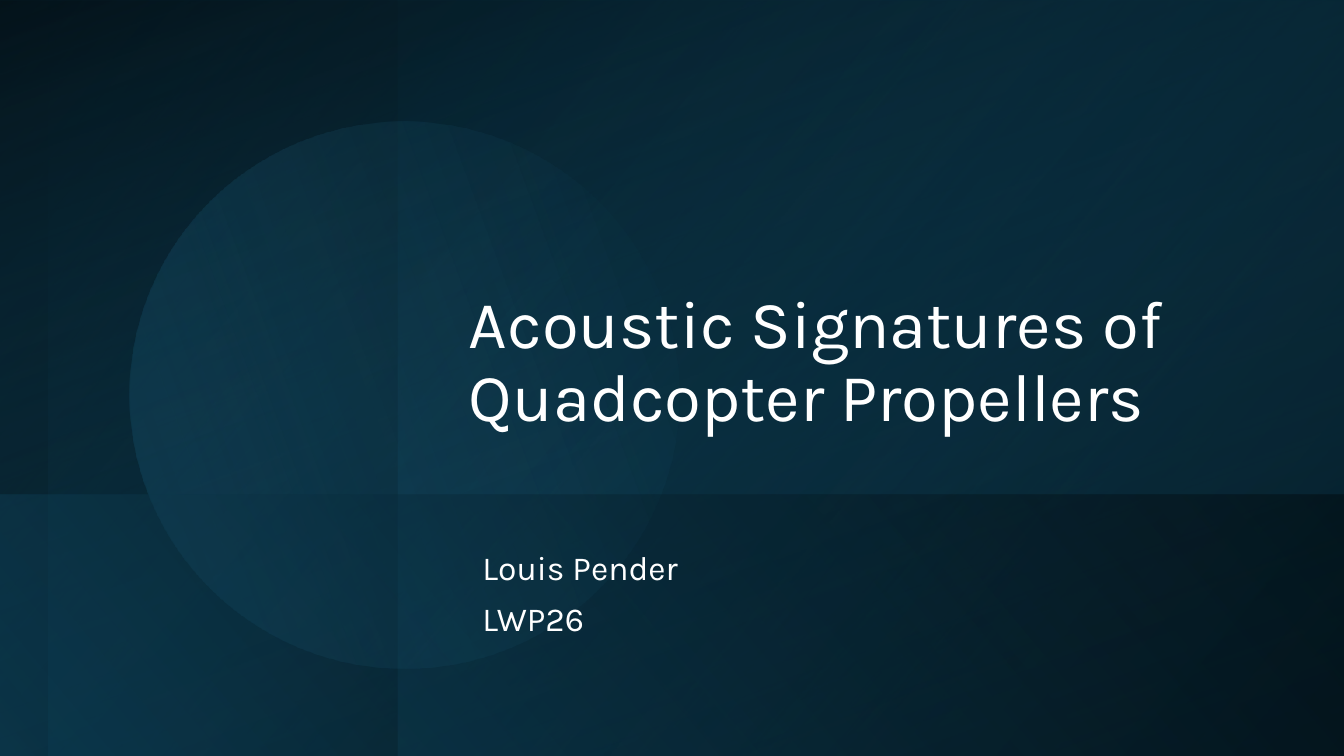
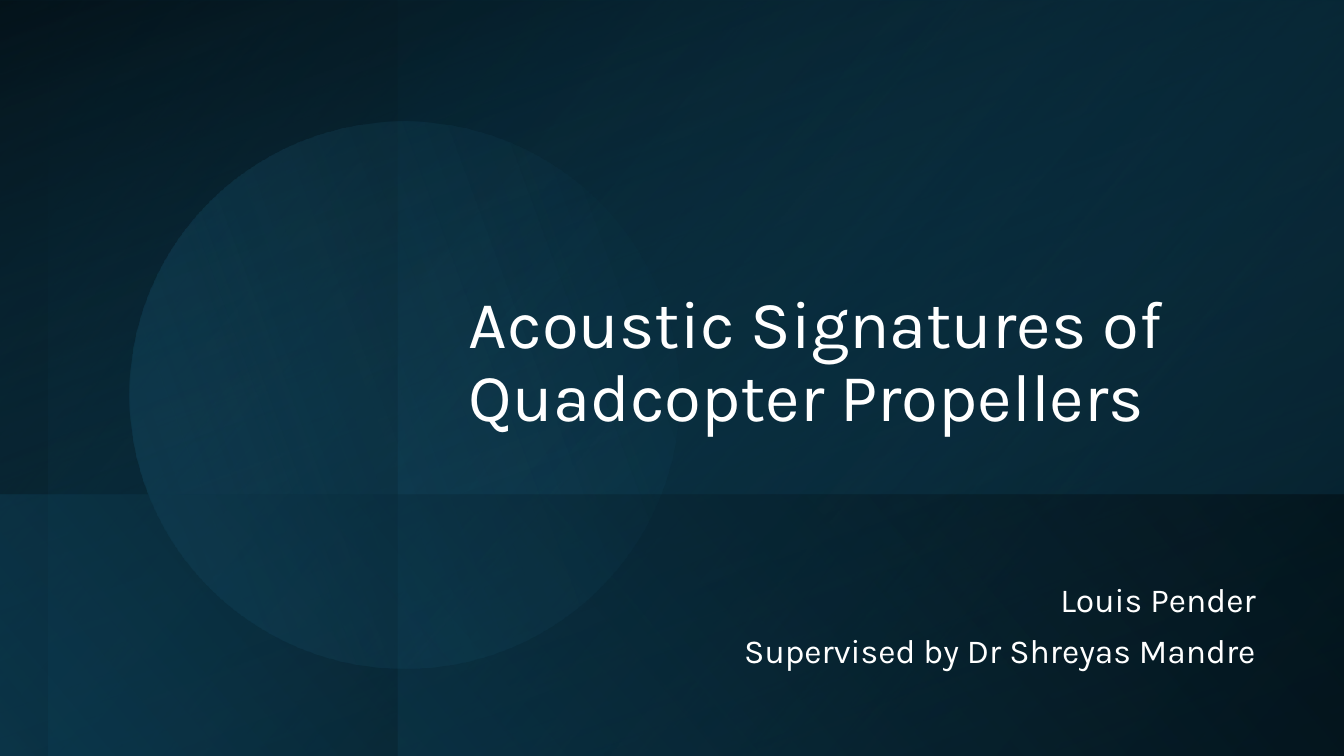
Before and after one commit to lpender3672/propeller-acoustics, a slide deck: slide 1 of deliverables/michaelmas_presentation.pptx. Drawn at 1344x756 pixels with LibreOffice and Linux fonts; fonts in the diff are those of the drawing. Boxes give left, top, right and bottom in pixels: in the first picture for what was removed or moved away, otherwise in the second. Text is boxed around its words. In the diff, an @@ line names an element or a change of style, - is before the commit and + after.

```diff
--- a/deliverables/michaelmas_presentation.pptx
+++ b/deliverables/michaelmas_presentation.pptx
@@ subtitle "Louis Pender" moved from (x1=482, y1=557, x2=677, y2=632) to (x1=744, y1=589, x2=1256, y2=672) @@
@@ subtitle at (x1=1060, y1=589, x2=1255, y2=613): alignment left to right @@
@@ subtitle at (x1=744, y1=640, x2=1256, y2=672): text changed @@
-LWP26
+Supervised by Dr Shreyas Mandre
```
Also in this commit, not shown: 6 other slides changed, 6 slides added, 5 slides removed, 2 other files.
